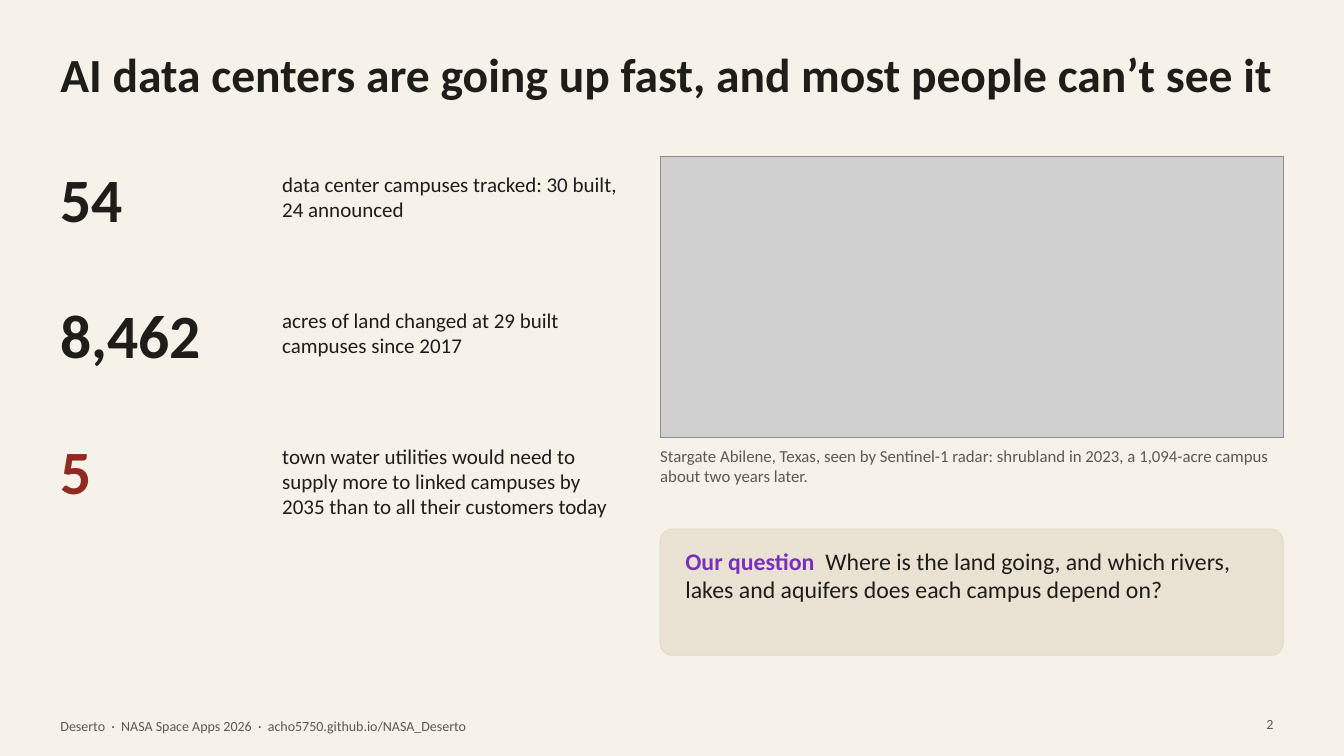
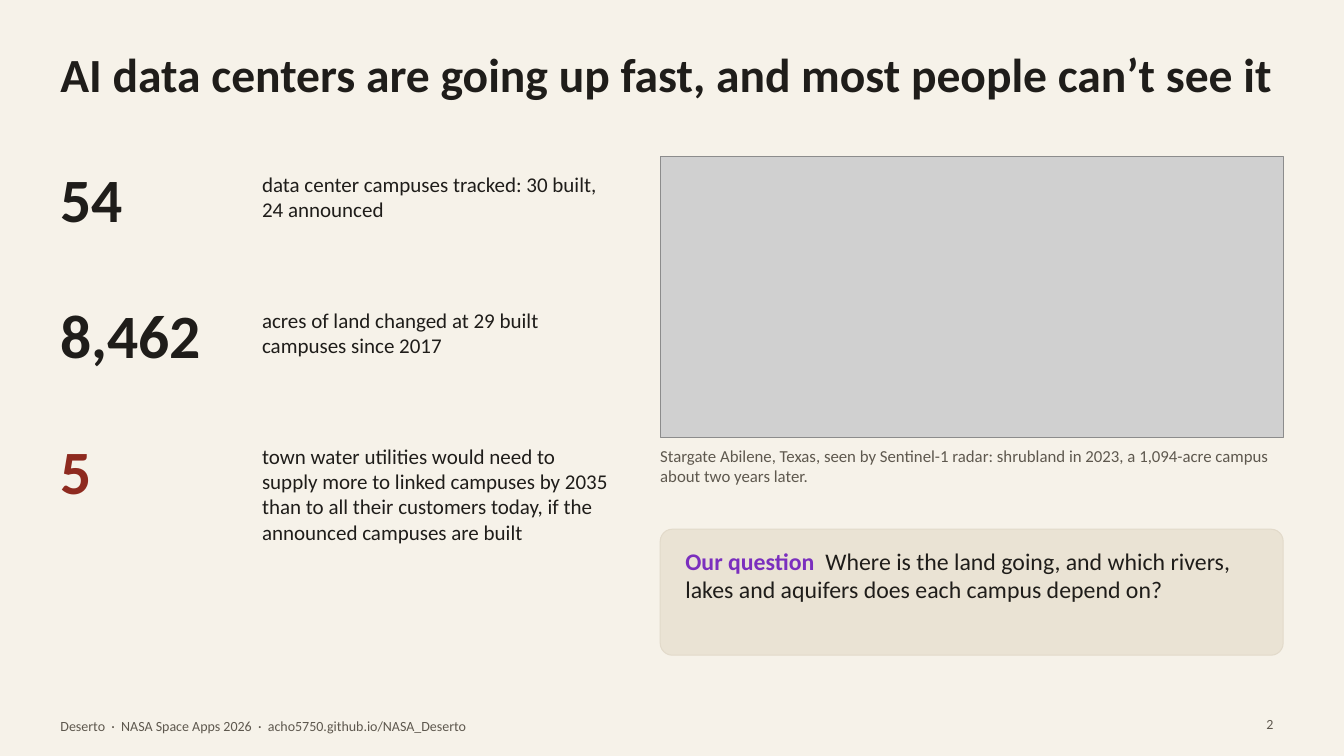
Before and after one commit to acho5750/NASA_Deserto, a slide deck: slide 2 of docs/deck/Data_Centers_and_Water_deck.pptx. Drawn at 1344x756 pixels with LibreOffice and Linux fonts; fonts in the diff are those of the drawing; grey boxes stand for pictures. Boxes give left, top, right and bottom in pixels: in the first picture for what was removed or moved away, otherwise in the second. Text is boxed around its words. In the diff, an @@ line names an element or a change of style, - is before the commit and + after.

```diff
--- a/docs/deck/Data_Centers_and_Water_deck.pptx
+++ b/docs/deck/Data_Centers_and_Water_deck.pptx
@@ text "data center campuses tracked: 30 ...": place and size @@
-text "data center campuses tracked: 30 ..." at [282, 177, 617, 217]
+text "data center campuses tracked: 30 ..." at [262, 177, 596, 217]
@@ text "acres of land changed at ...": place and size @@
-text "acres of land changed at ..." at [282, 313, 559, 357]
+text "acres of land changed at ..." at [262, 313, 539, 357]
@@ text at [262, 449, 608, 544]: text changed @@
-town water utilities would need to supply more to linked campuses by 2035 than to all their customers today
+town water utilities would need to supply more to linked campuses by 2035 than to all their customers today, if the announced campuses are built
```
Also in this commit, not shown: 1 other slide changed, 2 other files.
